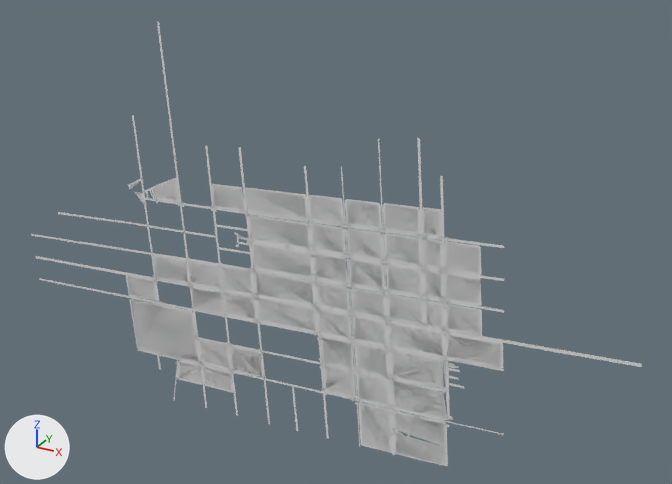
An edit to the OBJ model worlds/models/roads_mesh/meshes/roads_mesh.obj, drawn before and after from the same camera.
Both versions are drawn from a 50 mm camera at (1313.0, -1739.0, 690.0) aimed at (317.0, 73.0, -216.0). Arrows for +X, +Y and +Z are at lower left; the lights stay in place. Where no turn or scale is listed for an object, it has been applied to the vertices. Vertices at the same position are counted once.

Objects in the first picture: 'roads_mesh'.
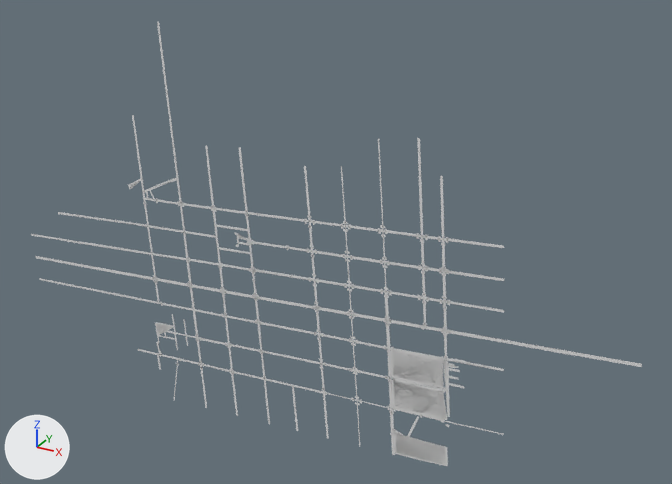
Edits to the bpy script that builds the scene:
```text
Change me_roads_mesh:
    used by ob_roads_mesh; location = (0.0, 0.0, 0.0)
    remove me_roads_mesh.from_pydata(...)  # 3943 vertices, 3286 faces; spans x -643.0..1069.0, y 0.0, z -777.0..284.0
    add me_roads_mesh.from_pydata(...)  # 2620 vertices, 2064 faces; spans x -643.0..1069.0, y 0.0, z -777.0..284.0
    me_roads_mesh part 1: 37 loose pieces with 968 vertices, spanning x -299.0..726.0, y 0.0, z -724.0..-49.0, are deleted
    me_roads_mesh part 2: 4 vertices moved within x -66.0..320.0, y 0.0, z -639.0..-311.0; 295 vertices removed from x -148.0..659.0, y 0.0, z -702.0..-139.0
    me_roads_mesh part 3: 60 vertices removed from x 575.0..780.0, y 0.0, z -408.0..-121.0
```

What differs and where, as boxes (x1, y1, x2, y2) in the pictures (672 x 484 px):
part 1 of me_roads_mesh, deleted
    before: (126, 181, 482, 453)
part 2 of me_roads_mesh, cut back
    before: (177, 223, 447, 456)
    after: (200, 268, 323, 370)
part 3 of me_roads_mesh, deleted
    before: (423, 238, 503, 369)
